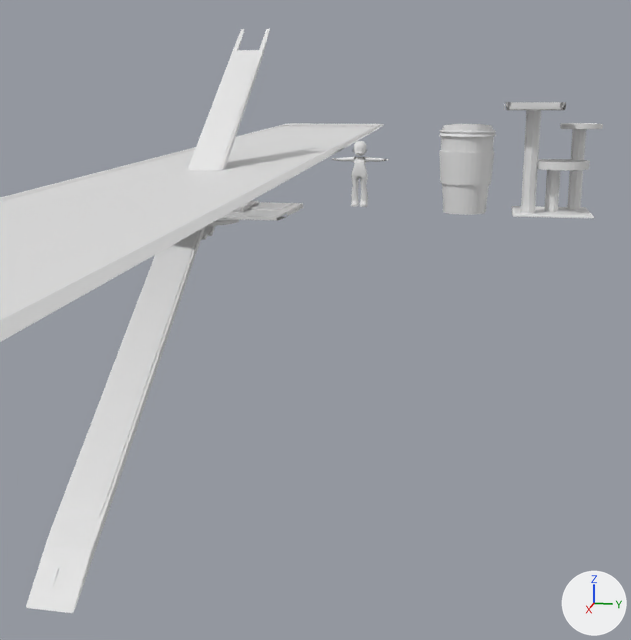
The FBX model Assets/Models/cat_cafe_level/plate_SM_CC.fbx as it was, and as the next commit left it.
One viewpoint serves both versions: a 50 mm camera at (62.3, 21.1, 7.6) aimed at (6.2, 9.9, -6.5). Arrows for +X, +Y and +Z are at lower right; the lights stay in place. Where no turn or scale is listed for an object, it has been applied to the vertices.

Names of what the first picture shows: 'Body', 'Coffee_Cup', 'Cube', 'Cylinder', 'Laptop_Bottom', 'Laptop_Top', 'Player', 'cattree', 'fliphone_bottom', 'plate_LG'.
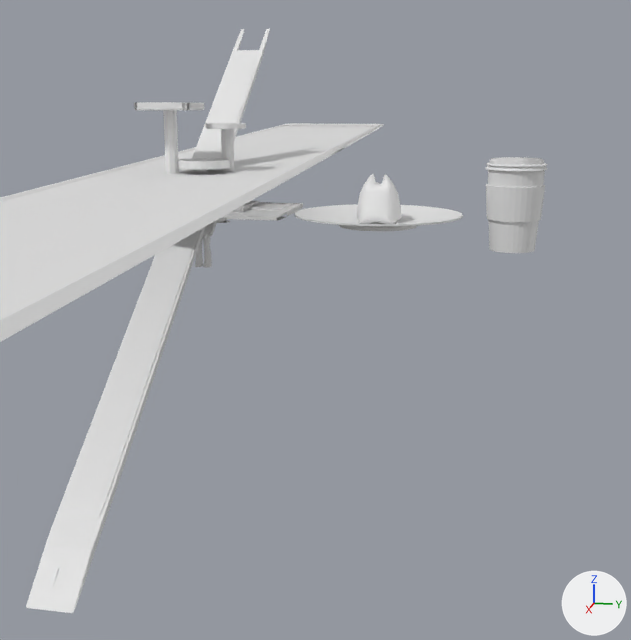
Boxes [x1, y1, x2, y2] around the edits, measured in the pictures (631 x 640 px):
```json
{"object": "Coffee_Cup", "change": "moved", "before": [439, 124, 496, 215], "after": [486, 157, 547, 253]}
{"object": "cattree", "change": "moved", "before": [511, 110, 594, 218], "after": [163, 110, 234, 174]}
{"object": "plate_LG", "change": "moved", "before": [207, 218, 239, 226], "after": [294, 204, 463, 231]}
{"object": "cat_dessert", "change": "moved", "after": [357, 174, 402, 224], "on screen": "not visible before"}
{"object": "Body", "change": "moved", "before": [331, 156, 389, 207], "after": [195, 220, 230, 268]}
{"object": "Cylinder", "change": "moved", "before": [537, 159, 590, 171], "after": [178, 158, 230, 170]}
{"object": "Cube", "change": "moved", "before": [504, 102, 566, 110], "after": [134, 102, 204, 110]}
{"object": "Cylinder.001", "change": "moved", "before": [560, 123, 603, 130], "after": [206, 123, 246, 129]}
{"object": "Player", "change": "moved", "before": [352, 141, 367, 156], "on screen": "not visible afterwards"}
```

The change, as JSON lines over the scene's bpy script:
```json
{"op": "set", "path": "ob_body.location", "old": "(-3.13, 11.36, 2.86)", "new": "(0.0, 0.0, -1.59)"}
{"op": "set", "path": "ob_cylinder.location", "old": "(-3.32, 25.9, 3.44)", "new": "(0.64, 0.52, 3.44)"}
{"op": "set", "path": "ob_player.location", "old": "(-3.13, 11.36, 4.45)", "new": "(0.0, 0.0, 0.0)"}
{"op": "set", "path": "ob_cat_dessert.location", "old": "(-2.92, -0.23, 1.08)", "new": "(0.0, 13.22, 0.43)"}
{"op": "set", "path": "ob_plate_lg.location", "old": "(0.0, 0.0, 0.0)", "new": "(0.0, 13.18, 0.0)"}
{"op": "set", "path": "ob_cylinder_001.location", "old": "(-4.7, 27.18, 6.09)", "new": "(-0.74, 1.8, 6.09)"}
{"op": "set", "path": "ob_cattree.location", "old": "(-3.96, 25.38, 0.0)", "new": "(0.0, 0.0, 0.0)"}
{"op": "set", "path": "ob_coffee_cup.location", "old": "(-3.96, 19.14, 2.08)", "new": "(0.0, 22.66, 0.0)"}
{"op": "set", "path": "ob_cube.location", "old": "(-2.58, 23.71, 7.64)", "new": "(1.37, -1.67, 7.64)"}
```
